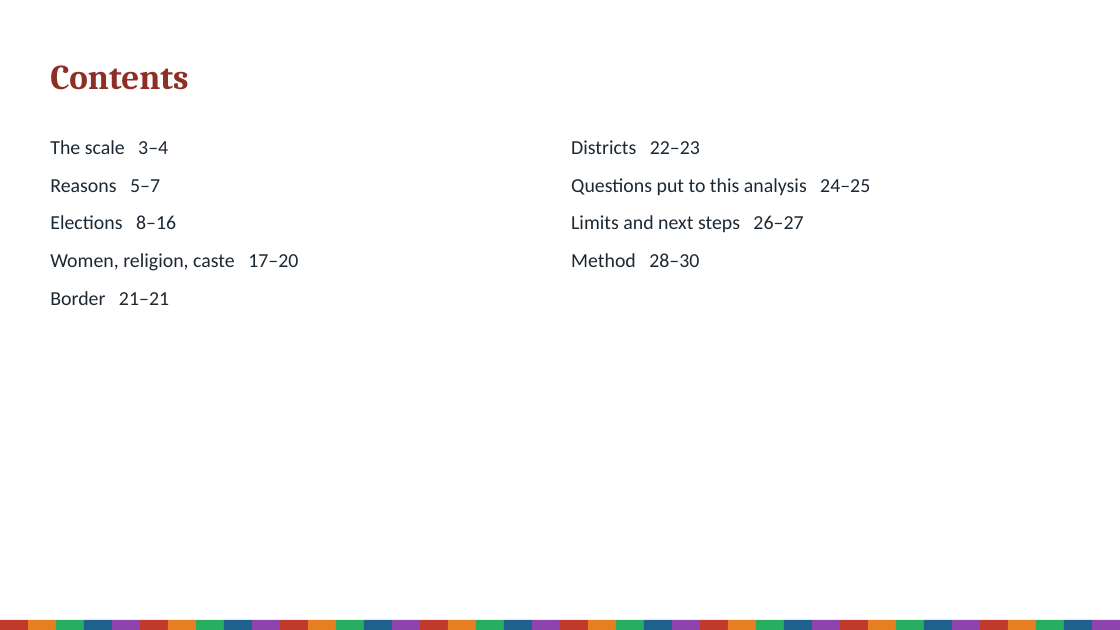
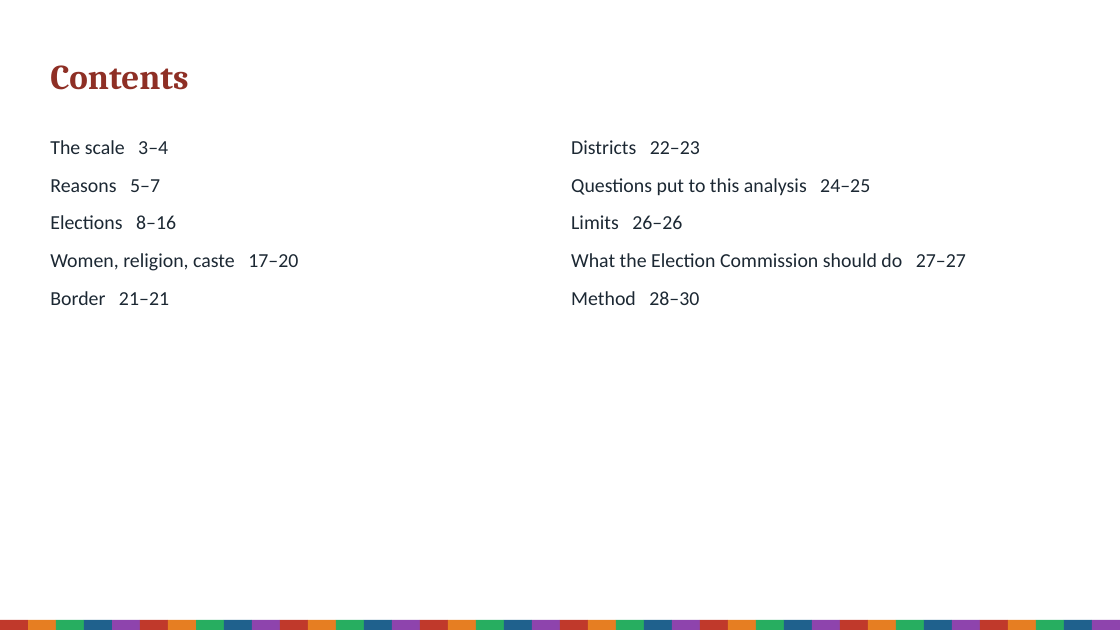
Before and after one commit to Varnasr/INDIA-DATA, a slide deck: slide 2 of reports/bihar-sir-2025-deck.pptx. Drawn at 1120x630 pixels with LibreOffice and Linux fonts; fonts in the diff are those of the drawing. Boxes give left, top, right and bottom in pixels: in the first picture for what was removed or moved away, otherwise in the second. Text is boxed around its words. In the diff, an @@ line names an element or a change of style, - is before the commit and + after.

```diff
--- a/reports/bihar-sir-2025-deck.pptx
+++ b/reports/bihar-sir-2025-deck.pptx
@@ text at box(571, 215, 966, 267): text changed @@
-Limits and next steps 26–27
+Limits 26–26
+What the Election Commission should do 27–27
```
Also in this commit, not shown: 4 other slides changed, 51 other files.
